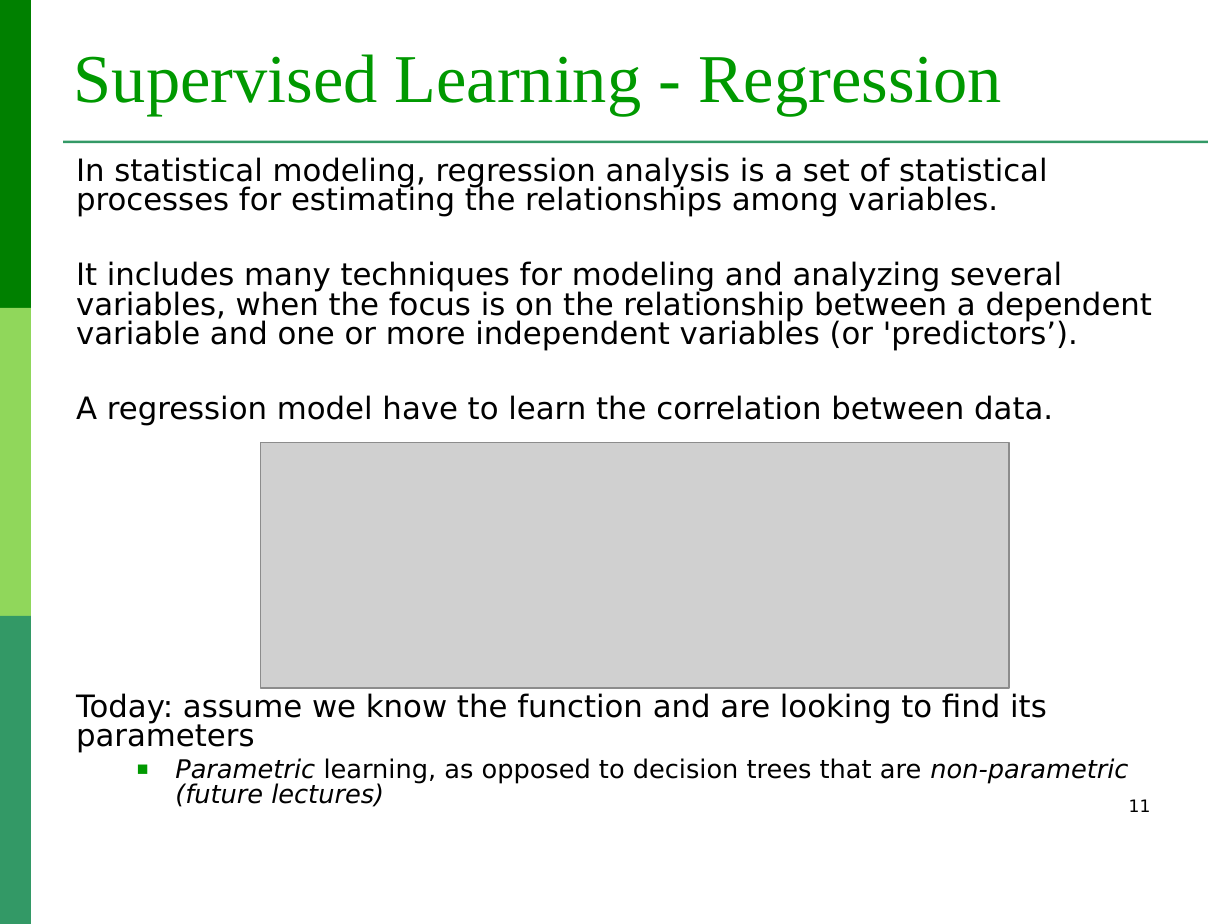
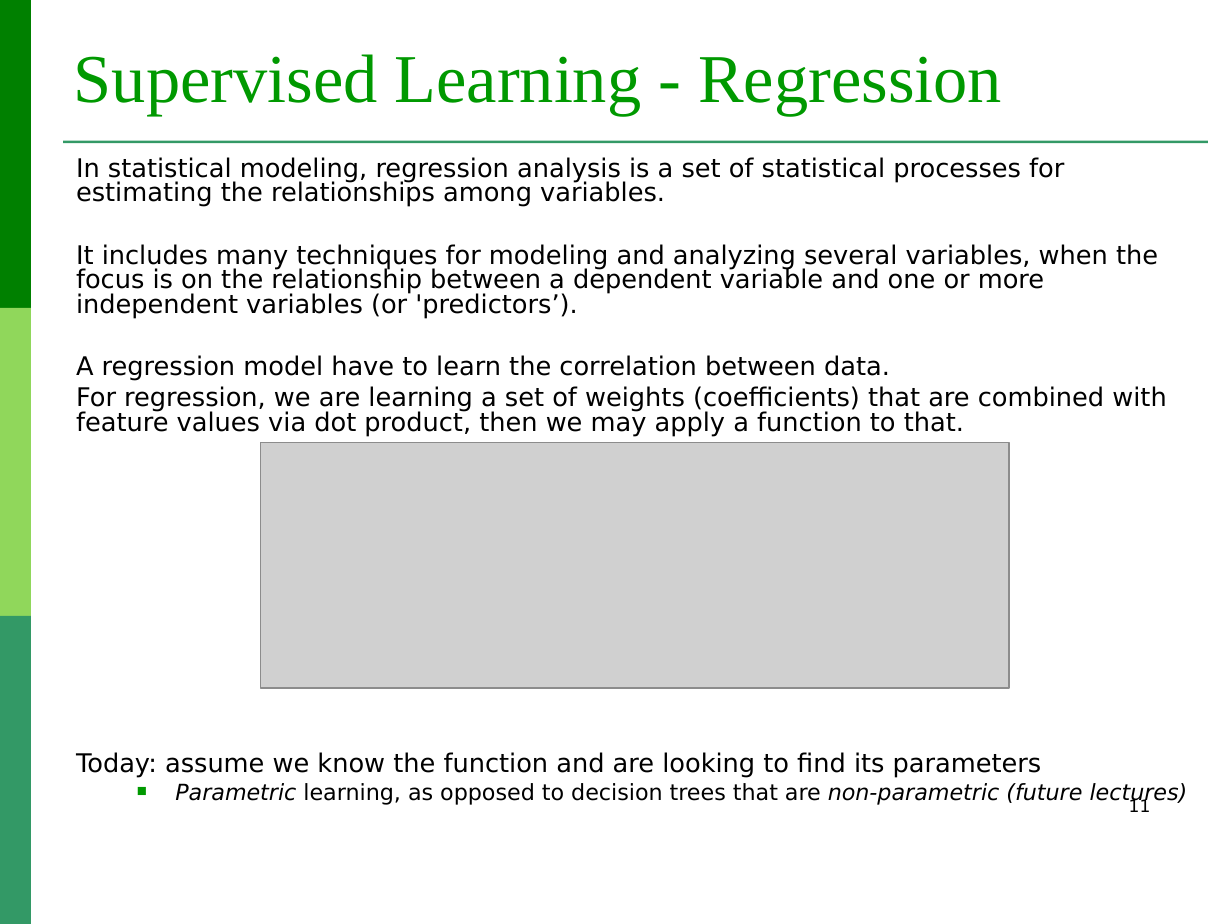
Before and after one commit to lauradiosan/DS-UBB, a slide deck: slide 11 of 2024-2025/lectures/ML_regression.ppt. Drawn at 1232x924 pixels with LibreOffice and Linux fonts; fonts in the diff are those of the drawing; grey boxes stand for pictures. Boxes give left, top, right and bottom in pixels: in the first picture for what was removed or moved away, otherwise in the second. Text is boxed around its words. In the diff, an @@ line names an element or a change of style, - is before the commit and + after.

```diff
--- a/2024-2025/lectures/ML_regression.ppt
+++ b/2024-2025/lectures/ML_regression.ppt
@@ text at (76,157,1188,806): size 18 to 15 pt in "In statistical modeling, regression analysis is a ...", "It includes many techniques for modeling and ...", "A regression model have to learn the ...", "Today: assume we know the function and ..."; size 15 to 13 pt in "Parametric learning, as opposed to decision trees ..." @@
@@ text at (76,386,1166,436): paragraph added @@
+For regression, we are learning a set of weights (coefficients) that are combined with feature values via dot product, then we may apply a function to that.
```
Also in this commit, not shown: 18 other slides changed, 11 other files.
